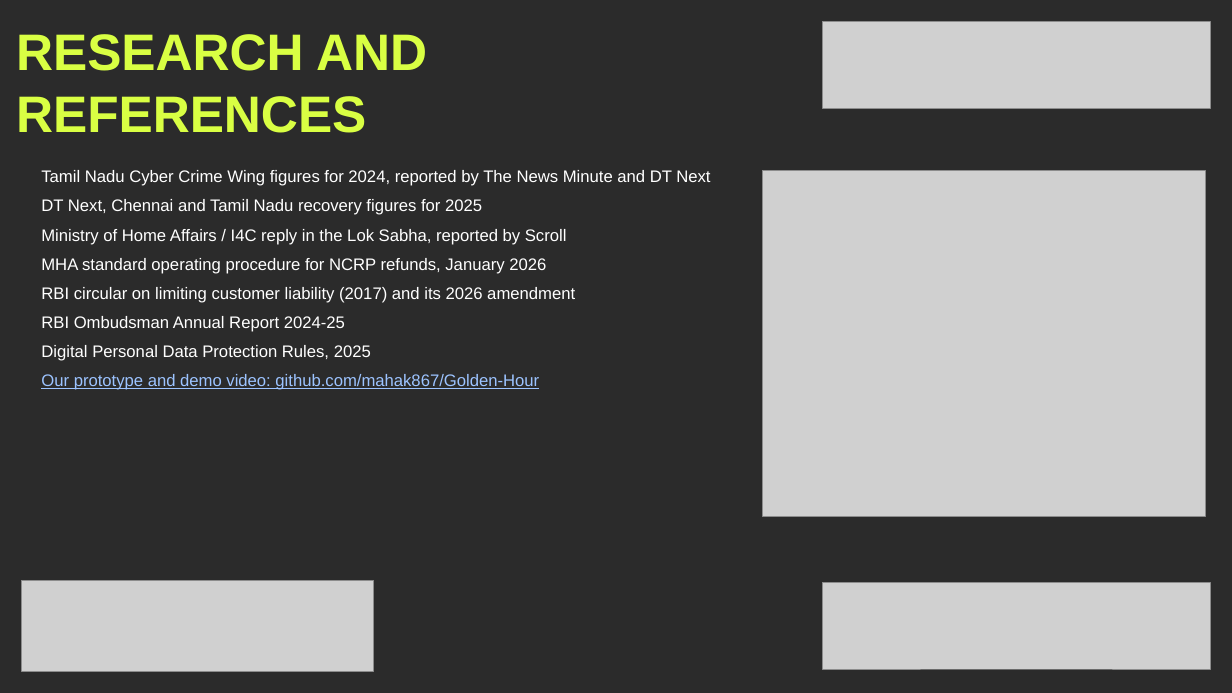
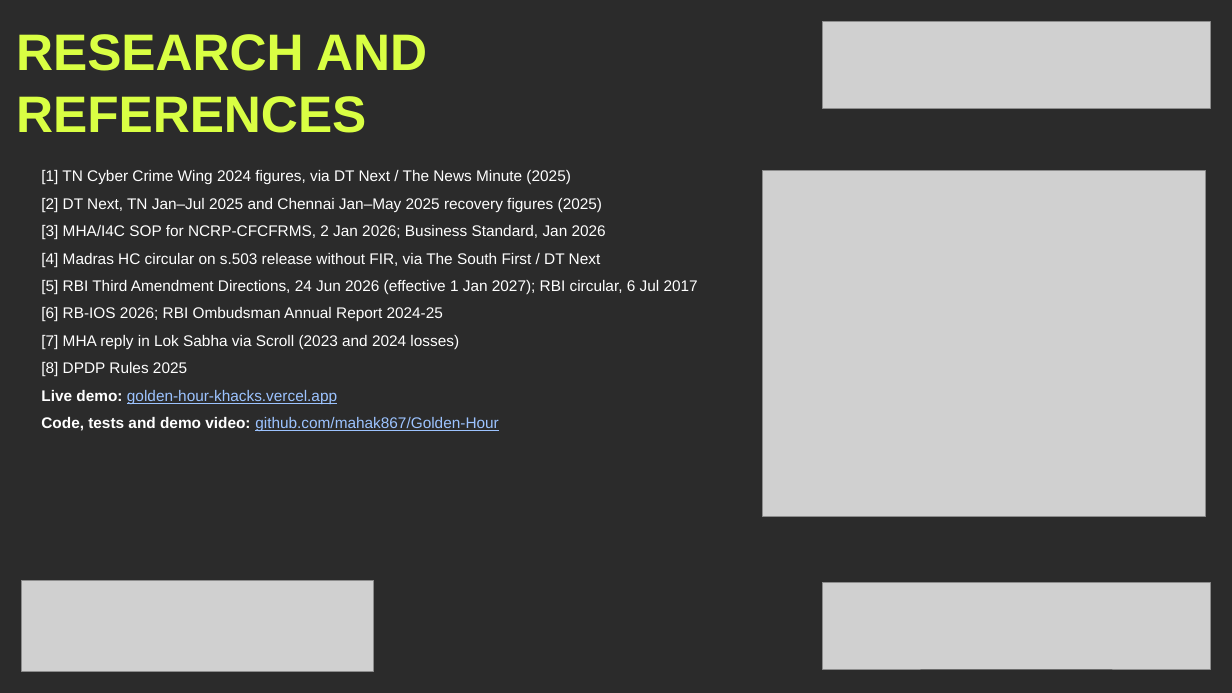
Before and after one commit to mahak867/Golden-Hour, a slide deck: slide 7 of deck/GoldenHour_KHacks4_Submission_Visual.pptx. Drawn at 1232x693 pixels with LibreOffice and Linux fonts; fonts in the diff are those of the drawing; grey boxes stand for pictures; background and template pictures are left out; a plain dark background stands for a picture behind light text. Boxes give left, top, right and bottom in pixels: in the first picture for what was removed or moved away, otherwise in the second. Text is boxed around its words. In the diff, an @@ line names an element or a change of style, - is before the commit and + after.

```diff
--- a/deck/GoldenHour_KHacks4_Submission_Visual.pptx
+++ b/deck/GoldenHour_KHacks4_Submission_Visual.pptx
@@ text at [41,170,698,431]: text changed; size 13 to 12 pt @@
-Tamil Nadu Cyber Crime Wing figures for 2024, reported by The News Minute and DT Next
-DT Next, Chennai and Tamil Nadu recovery figures for 2025
-Ministry of Home Affairs / I4C reply in the Lok Sabha, reported by Scroll
-MHA standard operating procedure for NCRP refunds, January 2026
-RBI circular on limiting customer liability (2017) and its 2026 amendment
-RBI Ombudsman Annual Report 2024-25
-Digital Personal Data Protection Rules, 2025
-Our prototype and demo video: github.com/mahak867/Golden-Hour
+[1] TN Cyber Crime Wing 2024 figures, via DT Next / The News Minute (2025)
+[2] DT Next, TN Jan–Jul 2025 and Chennai Jan–May 2025 recovery figures (2025)
+[3] MHA/I4C SOP for NCRP-CFCFRMS, 2 Jan 2026; Business Standard, Jan 2026
+[4] Madras HC circular on s.503 release without FIR, via The South First / DT Next
+[5] RBI Third Amendment Directions, 24 Jun 2026 (effective 1 Jan 2027); RBI circular, 6 Jul 2017
+[6] RB-IOS 2026; RBI Ombudsman Annual Report 2024-25
+[7] MHA reply in Lok Sabha via Scroll (2023 and 2024 losses)
+[8] DPDP Rules 2025
+Live demo: golden-hour-khacks.vercel.app
+Code, tests and demo video: github.com/mahak867/Golden-Hour
```
Also in this commit, not shown: 6 other slides changed, 5 other files.
